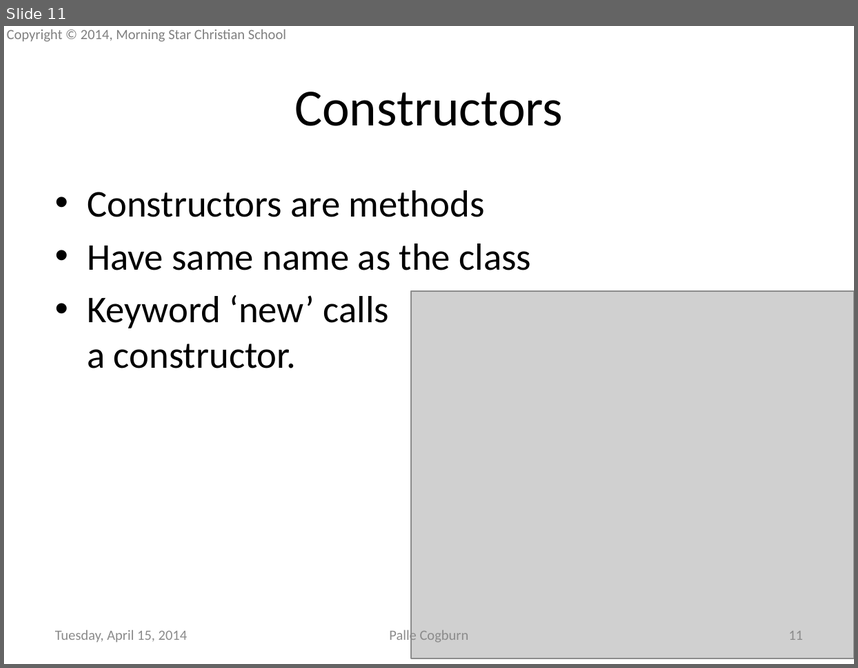
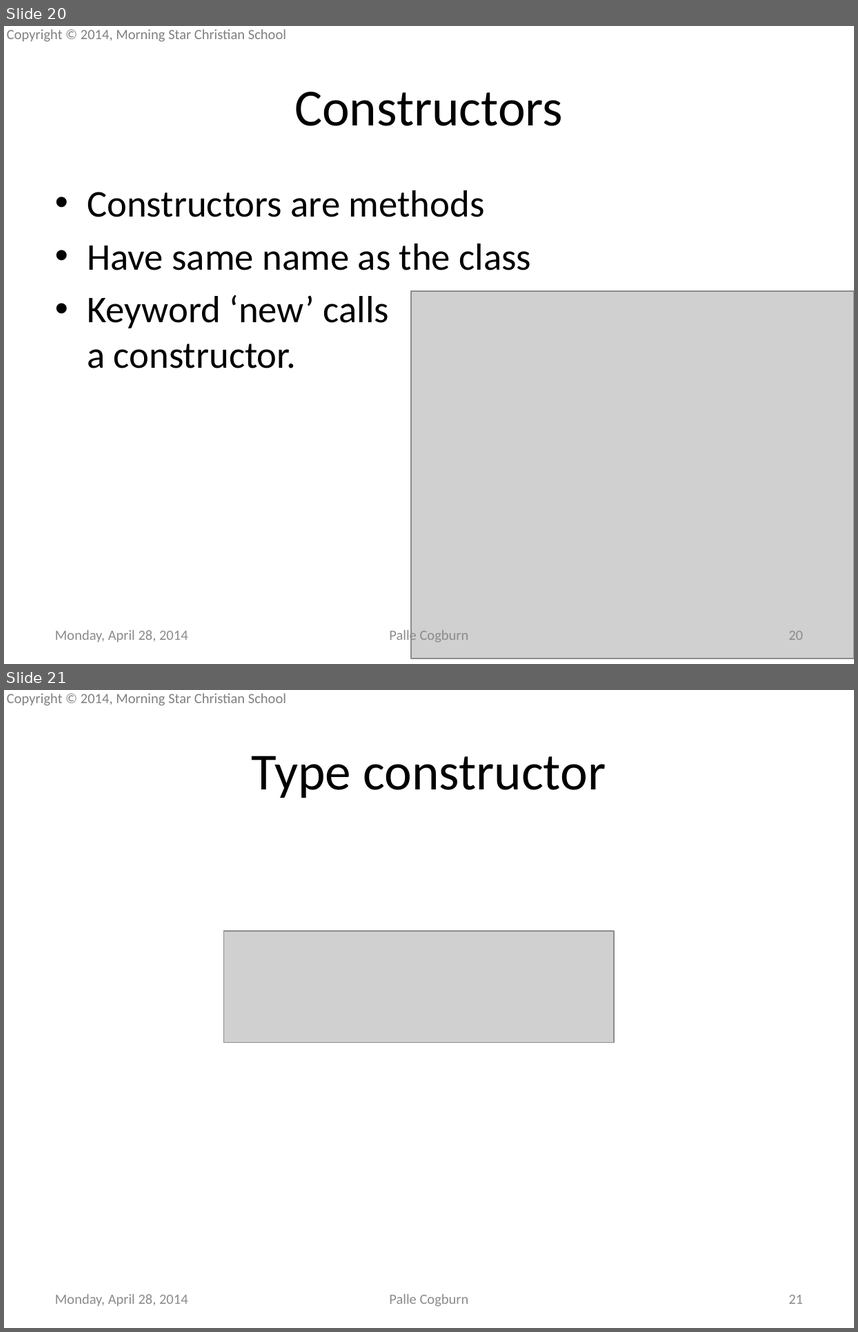
Before and after one commit to mscsbend/presentations, a slide deck: Lesson 2.pptx. Shown one above the other, each under a label of ours: slide 11 before the commit, slides 20 and 21 after it. The pictures are 858x668 and 858x1332 pixels, drawn with LibreOffice and Linux fonts; fonts in the diff are those of the drawing; grey boxes stand for pictures; background and template pictures are left out. Boxes give left, top, right and bottom in pixels: in the first picture for what was removed or moved away, otherwise in the second. Text is boxed around its words. In the diff, an @@ line names an element or a change of style, - is before the commit and + after.

```diff
--- a/Lesson 2.pptx
+++ b/Lesson 2.pptx
@@ slide 21 added at (x1=4, y1=690, x2=854, y2=1328), background picture (left out); not listed: 1 template element that a slide beside it also shows @@
@@ title added at (x1=252, y1=756, x2=606, y2=798), 44 pt, text #000000 @@
+Type constructor
@@ picture added at (x1=223, y1=931, x2=613, y2=1042) @@
@@ text added at (x1=55, y1=1294, x2=188, y2=1305), 12 pt, text #8C8C8C @@
+Monday, April 28, 2014
@@ text added at (x1=389, y1=1294, x2=469, y2=1306), 12 pt, text #8C8C8C @@
+Palle Cogburn
@@ page number added at (x1=789, y1=1294, x2=803, y2=1303), 12 pt, text #8C8C8C @@
+21
@@ what was slide 11 is now slide 20 @@
@@ slide 20 changed as well @@
@@ text at (x1=55, y1=630, x2=188, y2=641): text changed @@
-Tuesday, April 15, 2014
+Monday, April 28, 2014
@@ page number at (x1=789, y1=630, x2=803, y2=639): text changed @@
-11
+20
```
Also in this commit, not shown: 16 other slides changed, 11 other slides added.
